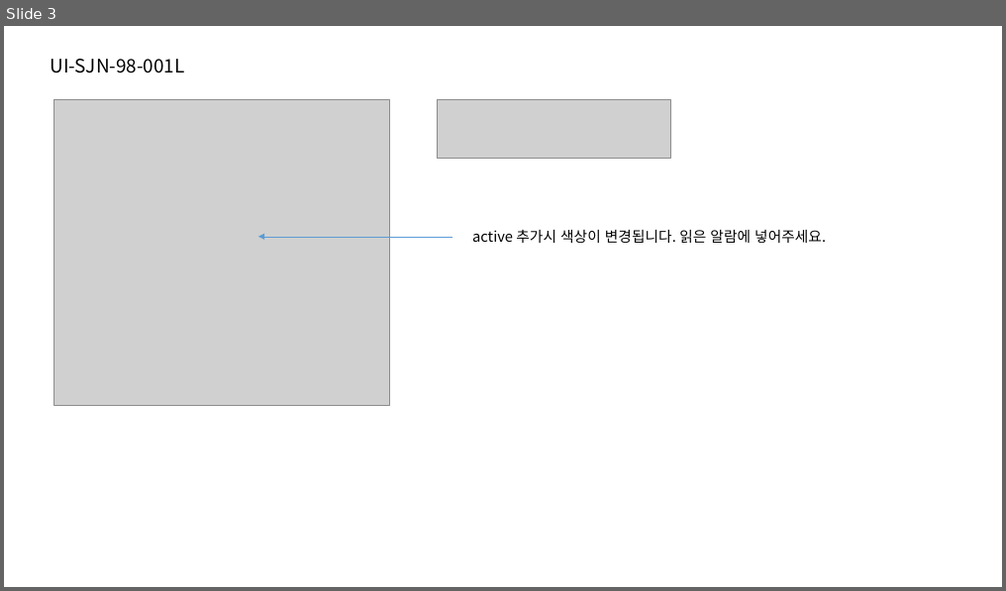
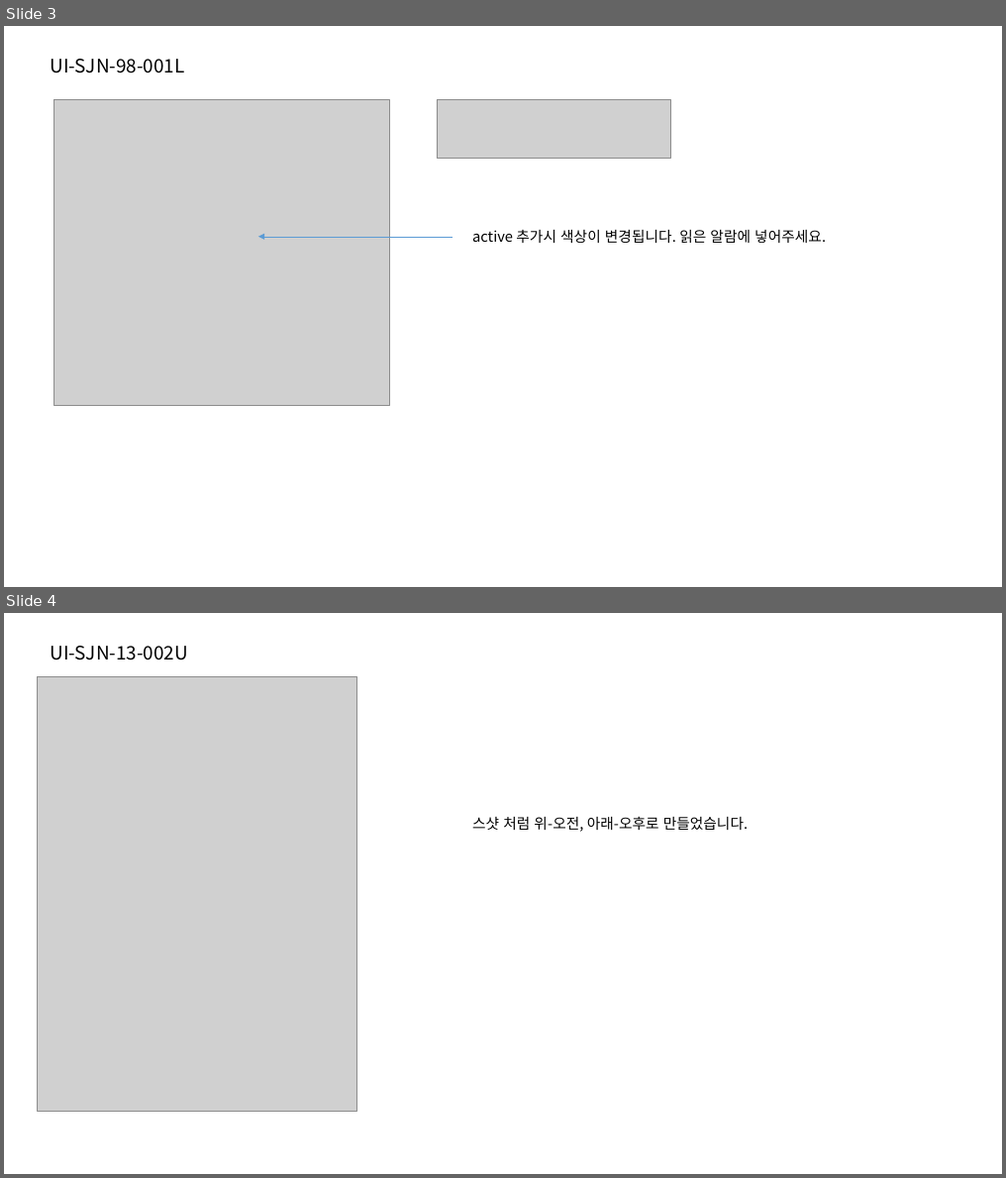
Before and after one commit to jeoungGyy/sejong, a slide deck: ppt/04-14.pptx. Shown one above the other, each under a label of ours: slide 3 before the commit, slides 3 and 4 after it. The pictures are 1006x591 and 1006x1178 pixels, drawn with LibreOffice and Linux fonts; fonts in the diff are those of the drawing; grey boxes stand for pictures. Boxes give left, top, right and bottom in pixels: in the first picture for what was removed or moved away, otherwise in the second. Text is boxed around its words. In the diff, an @@ line names an element or a change of style, - is before the commit and + after.

```diff
--- a/ppt/04-14.pptx
+++ b/ppt/04-14.pptx
@@ slide 4 added at [4, 613, 1002, 1174], background #FFFFFF @@
@@ text added at [51, 646, 188, 661], 18 pt, text #000000 @@
+UI-SJN-13-002U
@@ picture added at [37, 676, 357, 1111] @@
@@ text added at [472, 816, 748, 832], 14 pt, text #000000 @@
+스샷 처럼 위-오전, 아래-오후로 만들었습니다.
```
Also in this commit, not shown: 5 other slides added, 5 other files.
